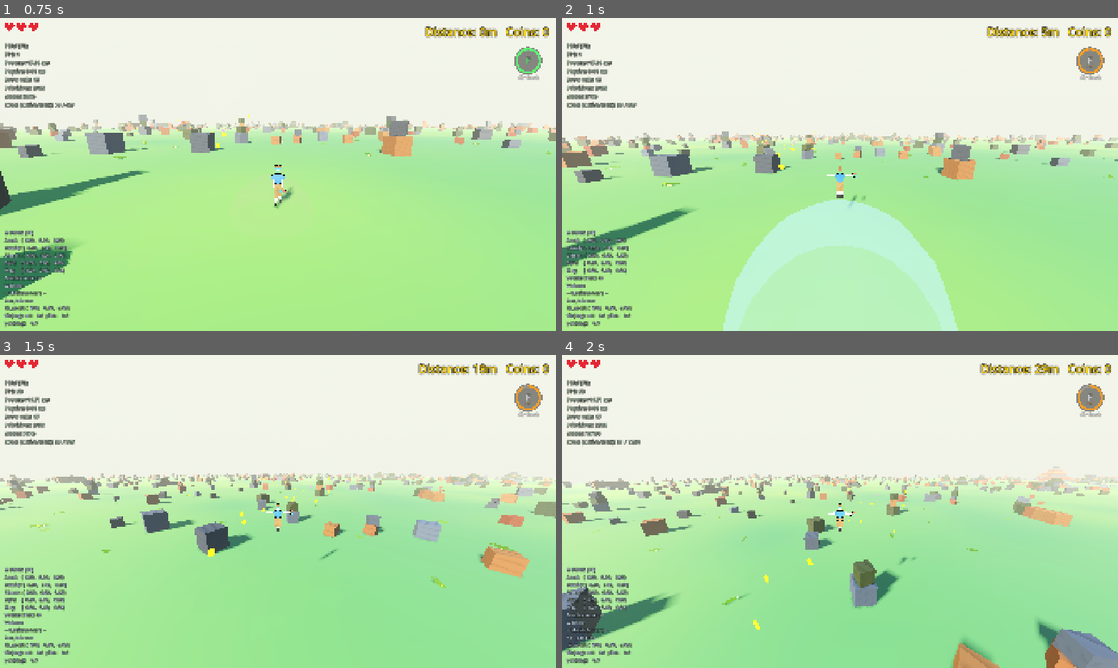
Above: before the commit, frames 1-4 (two rows, left to right).
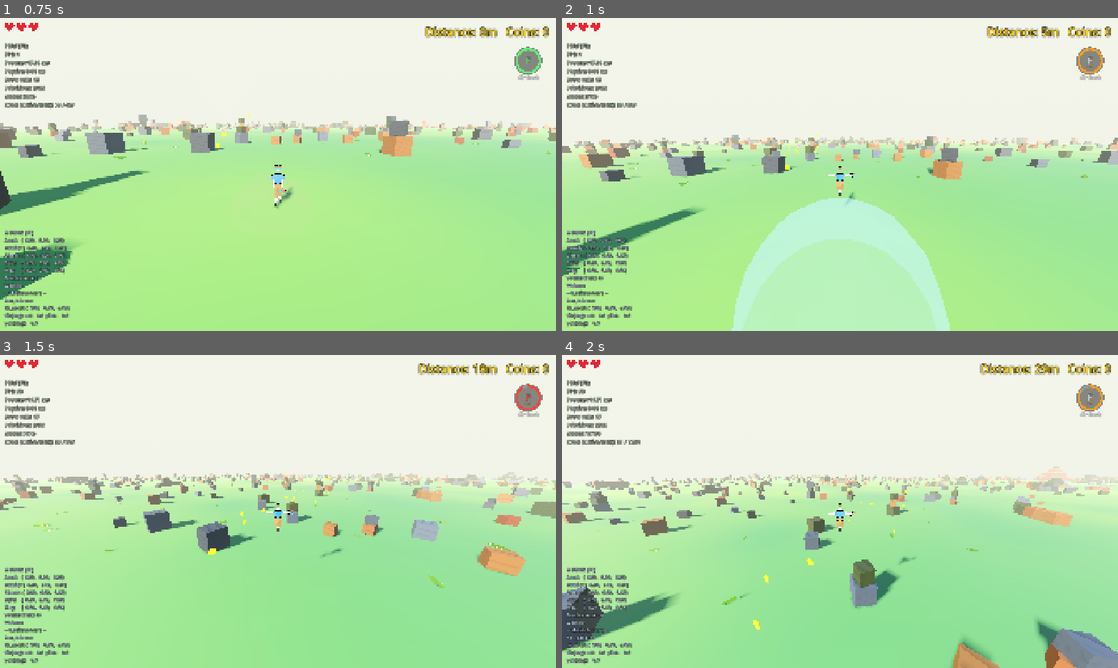
Above: after the commit, the same moments.

Repository: korjavin/godot-test1
Game: Godot game, scene res://scenes/main.tscn
Same seed, same stepped clock (60 frames per second), same inputs: the game is played once before the commit and once after it.
Inputs (mouse positions are in pixels of both pictures, inside the frame that each line leads up to):
- Up to frame 1 (0.75 s): tap Enter (ui_accept) at 0.5 s; move the mouse to (305, 174) at 0.52 s; hold W (move_forward) from 0.53 s (still down); hold Shift (run) from 0.53 s (still down)
- Up to frame 2 (1 s): keep holding W (move_forward); keep holding Shift (run); tap Space (jump) at 0.77 s; tap F (special_ability) at 0.8 s
- Up to frame 3 (1.5 s): keep holding W (move_forward); tap Space (jump) at 1.07 s; move the mouse to (250, 511) at 1.27 s; release Shift (run) at 1.28 s; tap F (special_ability) at 1.35 s
- Up to frame 4 (2 s): keep holding W (move_forward); tap Space (jump) at 1.52, 1.82 s; tap Shift (run) at 1.55 s

Frame 1 is identical in both runs. In frame 2, 8.4% of the frame differs, in the area x 0-100%, y 36-100%; in frame 3, 3.1%; in frame 4, 0.4%.

Commit message:
wip: ability blocked-press dial flash (partial task 7 — session limit interrupted)

Diff:
--- a/scripts/ability_hud.gd
+++ b/scripts/ability_hud.gd
@@ -32,6 +32,12 @@
 var _last_arc: int = -1
 var _last_tenths: int = -1
 
+## Seconds left of the "blocked press" red flash (0 = not flashing). Set by
+## flash_blocked() when the player hits F while the ability is still cooling;
+## while it runs the arc and the F hint render in COLOR_BLOCKED so the press
+## visibly registers instead of feeling dead.
+var _blocked_timer: float = 0.0
+
 # --- Layout / colours (tweak here) ------------------------------------------
 const DIAL_RADIUS: float = 40.0
 const RING_WIDTH: float = 6.0
@@ -41,14 +47,31 @@
 const COLOR_COOLING := Color(1.0, 0.62, 0.12, 0.95)  # amber arc while on cooldown
 const COLOR_READY := Color(0.35, 1.0, 0.45, 0.95)    # bright green when ready
 const COLOR_BACKDROP := Color(0.0, 0.0, 0.0, 0.45)   # dark disc for contrast
+const COLOR_BLOCKED := Color(1.0, 0.25, 0.2)          # red flash on a blocked press
+const BLOCKED_FLASH_DURATION: float = 0.15
 
 
 func _ready() -> void:
 	# Never let this readout eat mouse clicks meant for the game.
 	mouse_filter = Control.MOUSE_FILTER_IGNORE
+	# Group registration so the player can flash us on a blocked press without
+	# holding a hard reference (same discovery convention as the rest of the HUD).
+	add_to_group("ability_hud")
+
+
+func flash_blocked() -> void:
+	"""Called (via the "ability_hud" group) when F is pressed while the ability
+	is still on cooldown — briefly renders the dial in red as a clear 'not yet'."""
+	_blocked_timer = BLOCKED_FLASH_DURATION
+	queue_redraw()
 
 
 func _process(_delta: float) -> void:
+	# Tick the blocked flash and force a redraw while it runs — including the
+	# frame it expires, so the red reliably clears back to the normal colours.
+	if _blocked_timer > 0.0:
+		_blocked_timer = maxf(0.0, _blocked_timer - _delta)
+		queue_redraw()
 	if player == null or not is_instance_valid(player):
 		player = get_tree().get_first_node_in_group("player")
 	if player == null or not is_instance_valid(player) \
@@ -91,6 +114,8 @@
 	var ratio := _ratio  # 1 = just used, 0 = ready
 	var ready := _ability_ready
 	var ability_name := _ability_name
+	# Blocked-press flash: while it runs, the arc and the F hint go red.
+	var blocked := _blocked_timer > 0.0
 
 	var font := get_theme_default_font()
 	var center := Vector2(size.x * 0.5, DIAL_CENTER_Y)
@@ -104,14 +129,18 @@
 		# Ready: a full, bright green ring.
 		draw_arc(center, DIAL_RADIUS, 0.0, TAU, 48, COLOR_READY, RING_WIDTH, true)
 	else:
-		# Cooling: an amber arc that empties clockwise from the top as time passes.
+		# Cooling: an amber arc that empties clockwise from the top as time passes
+		# (red for a beat when the player pressed F too early).
 		var start := -PI / 2.0
 		var end := start + TAU * ratio
-		draw_arc(center, DIAL_RADIUS, start, end, 48, COLOR_COOLING, RING_WIDTH, true)
+		var arc_col := COLOR_BLOCKED if blocked else COLOR_COOLING
+		draw_arc(center, DIAL_RADIUS, start, end, 48, arc_col, RING_WIDTH, true)
 
 	# Big "F" key hint in the centre of the dial.
 	var key_size := 30
 	var key_col := COLOR_READY if ready else Color(1, 1, 1, 0.95)
+	if blocked:
+		key_col = COLOR_BLOCKED
 	_draw_centered(font, "F", center + Vector2(0.0, key_size * 0.36), key_size, key_col)
 
 	# Ability name below the dial.
--- a/scripts/player_controller.gd
+++ b/scripts/player_controller.gd
@@ -133,6 +133,10 @@
 const FOV_BASE: float = 75.0
 const FOV_MAX: float = 97.0
 const FOV_EASE: float = 5.0
+## Transient FOV kick on Windman's Air Rush launch (degrees) and how fast the
+## kick bleeds off (degrees per second) — a punch, not a sustained zoom.
+const FOV_PUNCH_WINDMAN: float = 12.0
+const FOV_PUNCH_DECAY: float = 30.0
 
 ## Camera pitch limits (prevents camera from flipping over)
 const CAMERA_PITCH_MIN: float = -60.0  # Looking down limit (degrees)
@@ -259,8 +263,8 @@
 var camera_yaw_lag: float = 0.0
 
 ## Transient FOV kick (degrees) added on top of the speed-scaled target — set
-## by Windman's Air Rush launch and decayed by the ability code (Task 7 wiring;
-## harmlessly 0 until then).
+## to FOV_PUNCH_WINDMAN by Windman's Air Rush launch, decayed back to zero at
+## FOV_PUNCH_DECAY per second by the FOV code in _process.
 var fov_punch: float = 0.0
 
 ## First-person view mode. This is a player PREFERENCE, not transient state: it
@@ -744,6 +748,8 @@
 		(horizontal_speed - WALK_SPEED) / (WINDMAN_AIR_SPEED - WALK_SPEED), 0.0, 1.0)
 	var target_fov := lerpf(FOV_BASE, FOV_MAX, speed_blend) + fov_punch
 	camera.fov = lerpf(camera.fov, target_fov, minf(1.0, FOV_EASE * delta))
+	# The launch punch bleeds off on its own, so the kick reads then settles.
+	fov_punch = maxf(0.0, fov_punch - FOV_PUNCH_DECAY * delta)
 
 # ============================================================================
 # HELPER FUNCTIONS
@@ -1834,8 +1840,14 @@
 	"""
 	var char_name: String = CHARACTERS[current_character_index]["name"]
 
-	# Still cooling down? Ignore the press.
+	# Still cooling down? The press doesn't fire, but it must not feel dead:
+	# flash the cooldown dial red (via the "ability_hud" group — null-safe, no
+	# hard reference, like every other HUD hookup) and play a low denial buzz.
 	if ability_cooldowns[current_character_index] > 0.0:
+		var hud := get_tree().get_first_node_in_group("ability_hud")
+		if hud and hud.has_method("flash_blocked"):
+			hud.flash_blocked()
+		_sfx("play_buzz")
 		return
 
 	var used := false
@@ -1863,6 +1875,9 @@
 	forward = forward.normalized()
 
 	windman_boost_timer = WINDMAN_BOOST_DURATION
+	# Kick the lens wide for the launch moment — the FOV code in _process adds
+	# this on top of the speed-scaled target and decays it back to zero.
+	fov_punch = FOV_PUNCH_WINDMAN
 	# Launch: up so he is airborne, plus an immediate forward shove so even a
 	# standing press blasts off into the wind right away.
 	velocity.y = WINDMAN_LIFT
@@ -1905,8 +1920,13 @@
 	if not found:
 		return false
 
-	# A quick flash where he leaves and where he arrives, to sell the teleport.
+	# A quick flash where he leaves and where he arrives, to sell the teleport —
+	# plus three small staggered flashes along the path between them, so the eye
+	# can track WHERE the blink went instead of seeing two disconnected pops.
 	_spawn_ability_effect(global_position, Color(0.45, 0.5, 1.0, 0.5), 2.0, 0.35)
+	for i in range(3):
+		_spawn_ability_effect(global_position.lerp(target, (i + 1) / 4.0),
+			Color(0.45, 0.5, 1.0, 0.4), 1.0, 0.25, i * 0.05)
 	global_position = target
 	velocity = Vector3.ZERO  # land cleanly on the far side, no carried momentum
 	_spawn_ability_effect(global_position, Color(0.45, 0.5, 1.0, 0.5), 2.0, 0.35)
@@ -2003,8 +2023,17 @@
 	the node so the bottom stays exactly where it was at normal size.
 	"""
 	if character_container:
-		character_container.scale = Vector3(s, s, s)
+		# The VISUAL scale tweens with a springy overshoot so the resize pops
+		# instead of snapping. Kill any in-flight resize tween first so rapid
+		# F-presses don't leave two tweens fighting over the same property.
+		if _teibi_tween:
+			_teibi_tween.kill()
+		_teibi_tween = create_tween().set_trans(Tween.TRANS_BACK).set_ease(Tween.EASE_OUT)
+		_teibi_tween.tween_property(character_container, "scale", Vector3(s, s, s), 0.25)
 	if collision_shape:
+		# The COLLISION capsule snaps to the new size instantly — physics must
+		# never lag the visual, or a "still shrinking" giant could clip blocks
+		# and the first-person eye height would be mid-tween wrong.
 		collision_shape.scale = Vector3(s, s, s)
 		var bottom := collision_base_y - collision_half_height
 		collision_shape.position.y = bottom + s * collision_half_height
Not shown, changed: docs/plans/20260814-game-feel-juice.md
